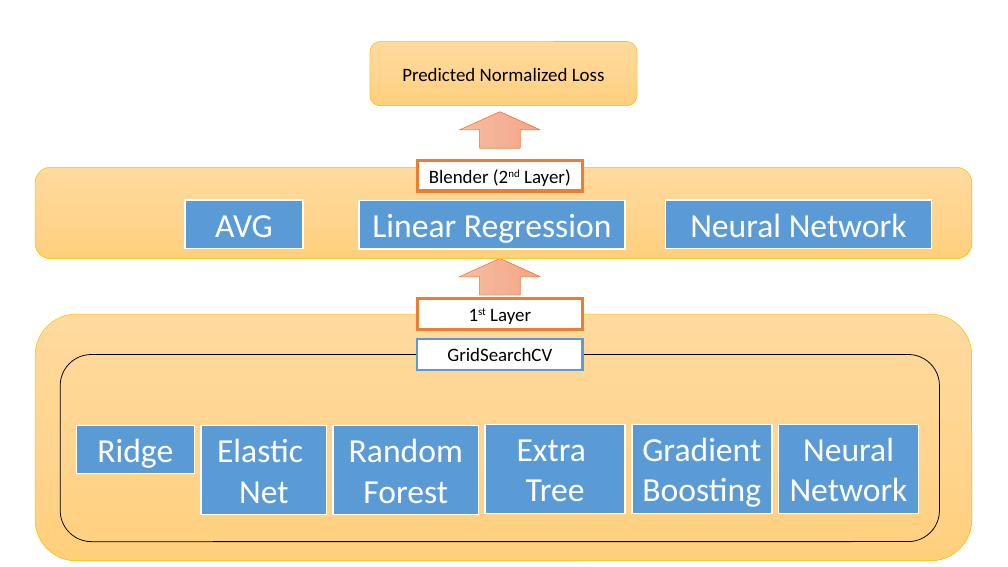
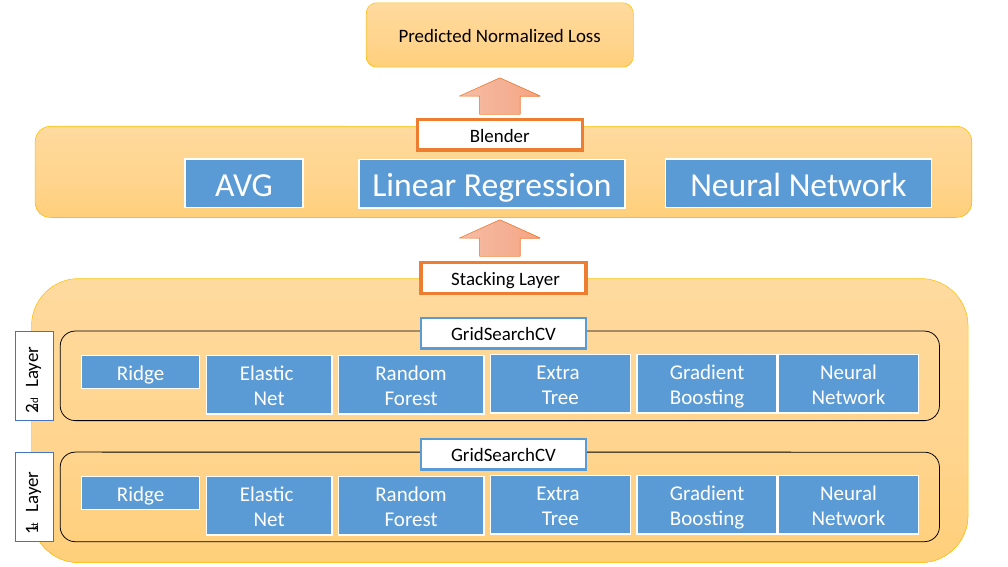
Before and after one commit to jihoonerd/1985_Auto_Imports_Database, a slide deck: slide 1 of documents/stacking_layer.pptx. Drawn at 1008x567 pixels with LibreOffice and Linux fonts; fonts in the diff are those of the drawing. Boxes give left, top, right and bottom in pixels: in the first picture for what was removed or moved away, otherwise in the second. Text is boxed around its words. In the diff, an @@ line names an element or a change of style, - is before the commit and + after.

Commit message:
Log update & stacking layer figure update

```diff
--- a/documents/stacking_layer.pptx
+++ b/documents/stacking_layer.pptx
@@ rounded rectangle "Predicted Normalized Loss": place and size @@
-rounded rectangle "Predicted Normalized Loss" at box(370, 42, 637, 106)
+rounded rectangle "Predicted Normalized Loss" at box(366, 3, 633, 67)
@@ right arrow: place and size @@
-right arrow at box(459, 112, 540, 148)
+right arrow at box(459, 78, 540, 115)
@@ 4 rectangles, 1 right arrow, 1 rounded rectangle: place and size @@
-4 rectangles, 1 right arrow, 1 rounded rectangle at box(36, 160, 972, 295)
+4 rectangles, 1 right arrow, 1 rounded rectangle at box(36, 119, 972, 256)
@@ text in rectangle at box(470, 129, 530, 142): text changed @@
-Blender (2nd Layer)
+Blender
@@ rectangle "Stacking Layer": place and size @@
-rectangle "Stacking Layer" at box(417, 299, 582, 329)
+rectangle "Stacking Layer" at box(421, 262, 586, 293)
@@ rounded rectangle: place and size @@
-rounded rectangle at box(36, 315, 972, 561)
+rounded rectangle at box(32, 279, 969, 563)
@@ text in rectangle at box(451, 272, 560, 289): text changed @@
-1st Layer
+Stacking Layer
@@ rectangle added at box(421, 318, 586, 348), fill #FFFFFF, outline #5B9BD5 2.25 pt, 18 pt, text #000000 @@
+GridSearchCV
@@ rectangle added at box(15, 331, 53, 420), fill #FFFFFF, outline #4472C4 1 pt, 18 pt, text #000000 @@
+2nd Layer
@@ rounded rectangle added at box(60, 331, 940, 420), outline #000000 0.75 pt @@
@@ rectangle added at box(82, 355, 200, 389), fill #5B9BD5, outline #FFFFFF 1.5 pt, 20 pt, text #FFFFFF @@
+Ridge
@@ rectangle added at box(206, 355, 332, 414), fill #5B9BD5, outline #FFFFFF 1.5 pt, 20 pt, text #FFFFFF @@
+Elastic
+Net
@@ rectangle added at box(339, 355, 484, 414), fill #5B9BD5, outline #FFFFFF 1.5 pt, 20 pt, text #FFFFFF @@
+Random
+Forest
@@ rectangle added at box(491, 355, 631, 413), fill #5B9BD5, outline #FFFFFF 1.5 pt, 20 pt, text #FFFFFF @@
+Extra
+Tree
@@ rectangle added at box(637, 355, 777, 413), fill #5B9BD5, outline #FFFFFF 1.5 pt, 20 pt, text #FFFFFF @@
+Gradient Boosting
@@ rectangle added at box(779, 355, 919, 413), fill #5B9BD5, outline #FFFFFF 1.5 pt, 20 pt, text #FFFFFF @@
+Neural Network
@@ rectangle "GridSearchCV": place and size @@
-rectangle "GridSearchCV" at box(417, 340, 582, 370)
+rectangle "GridSearchCV" at box(421, 439, 586, 470)
@@ rectangle added at box(15, 452, 53, 541), fill #FFFFFF, outline #4472C4 1 pt, 18 pt, text #000000 @@
+1st Layer
@@ rounded rectangle: place and size @@
-rounded rectangle at box(60, 355, 940, 542)
+rounded rectangle at box(60, 452, 940, 541)
@@ size 32 to 20 pt in 6 elements at box(779, 476, 919, 534), box(339, 476, 484, 535), box(491, 476, 631, 534), box(637, 476, 777, 534), box(206, 476, 332, 535), box(82, 476, 200, 510) @@
@@ rectangle "Ridge": place and size @@
-rectangle "Ridge" at box(76, 426, 194, 474)
+rectangle "Ridge" at box(82, 476, 200, 510)
@@ rectangle "Elastic": place and size @@
-rectangle "Elastic" at box(201, 426, 327, 515)
+rectangle "Elastic" at box(206, 476, 332, 535)
@@ rectangle "Random": place and size @@
-rectangle "Random" at box(333, 426, 479, 515)
+rectangle "Random" at box(339, 476, 484, 535)
@@ rectangle "Extra": place and size @@
-rectangle "Extra" at box(485, 424, 625, 513)
+rectangle "Extra" at box(491, 476, 631, 534)
@@ rectangle "Gradient Boosting": place and size @@
-rectangle "Gradient Boosting" at box(632, 424, 772, 513)
+rectangle "Gradient Boosting" at box(637, 476, 777, 534)
@@ rectangle "Neural Network": place and size @@
-rectangle "Neural Network" at box(779, 424, 919, 513)
+rectangle "Neural Network" at box(779, 476, 919, 534)
```
Also in this commit, not shown: 11 other files.
